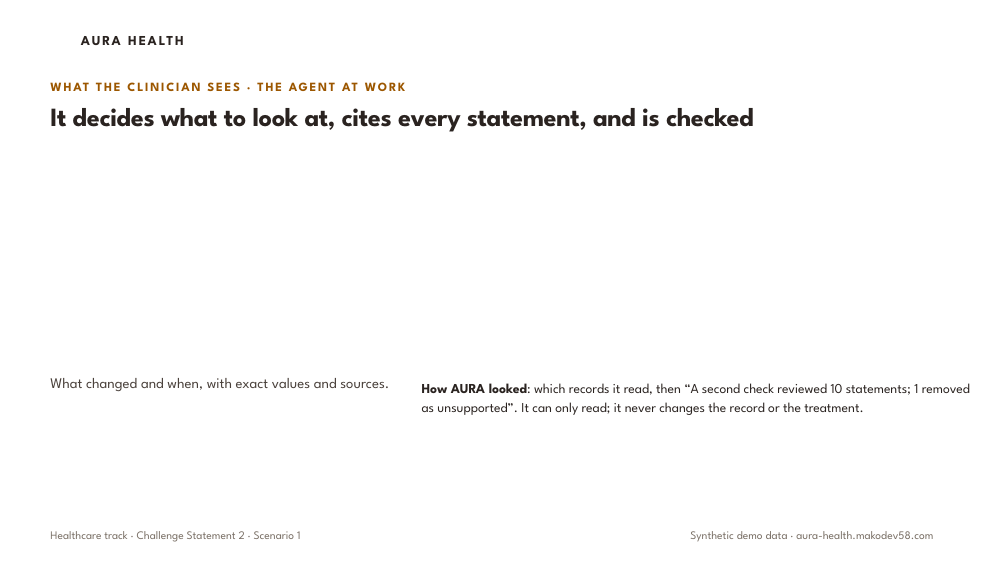
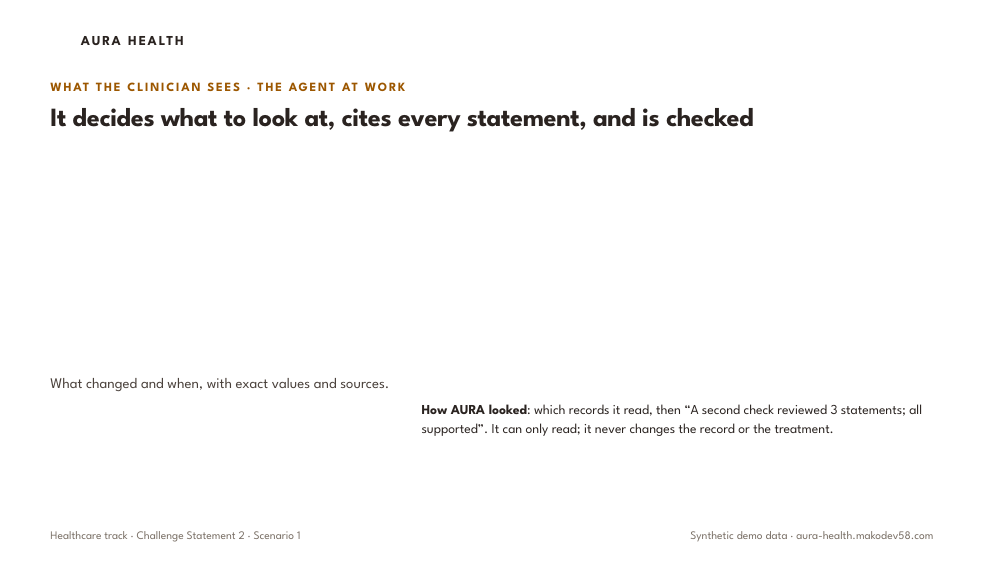
Before and after one commit to e8aura-makodev58/aura-health, a slide deck: slide 8 of docs/submission/assets/aura-health-deck.pptx (slide 9 before the commit). Drawn at 1008x567 pixels with LibreOffice and Linux fonts; fonts in the diff are those of the drawing; background and template pictures are left out. Boxes give left, top, right and bottom in pixels: in the first picture for what was removed or moved away, otherwise in the second. Text is boxed around its words. In the diff, an @@ line names an element or a change of style, - is before the commit and + after.

```diff
--- a/docs/submission/assets/aura-health-deck.pptx
+++ b/docs/submission/assets/aura-health-deck.pptx
@@ text at (x1=422, y1=404, x2=922, y2=436): text changed @@
-How AURA looked: which records it read, then “A second check reviewed 10 statements; 1 removed as unsupported”. It can only read; it never changes the record or the treatment.
+How AURA looked: which records it read, then “A second check reviewed 3 statements; all supported”. It can only read; it never changes the record or the treatment.
```
Also in this commit, not shown: 1 other slide changed, 39 other files.
